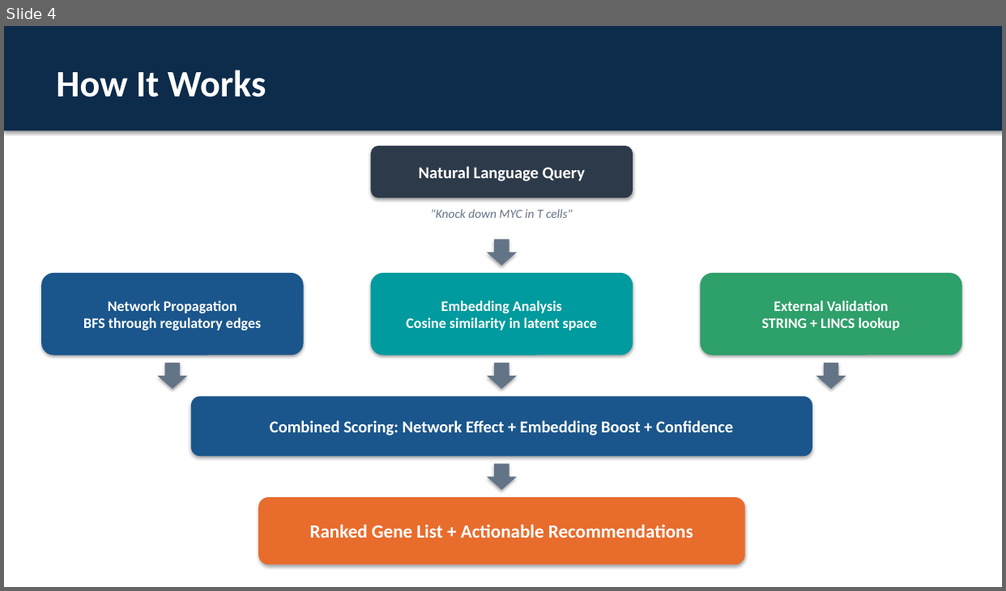
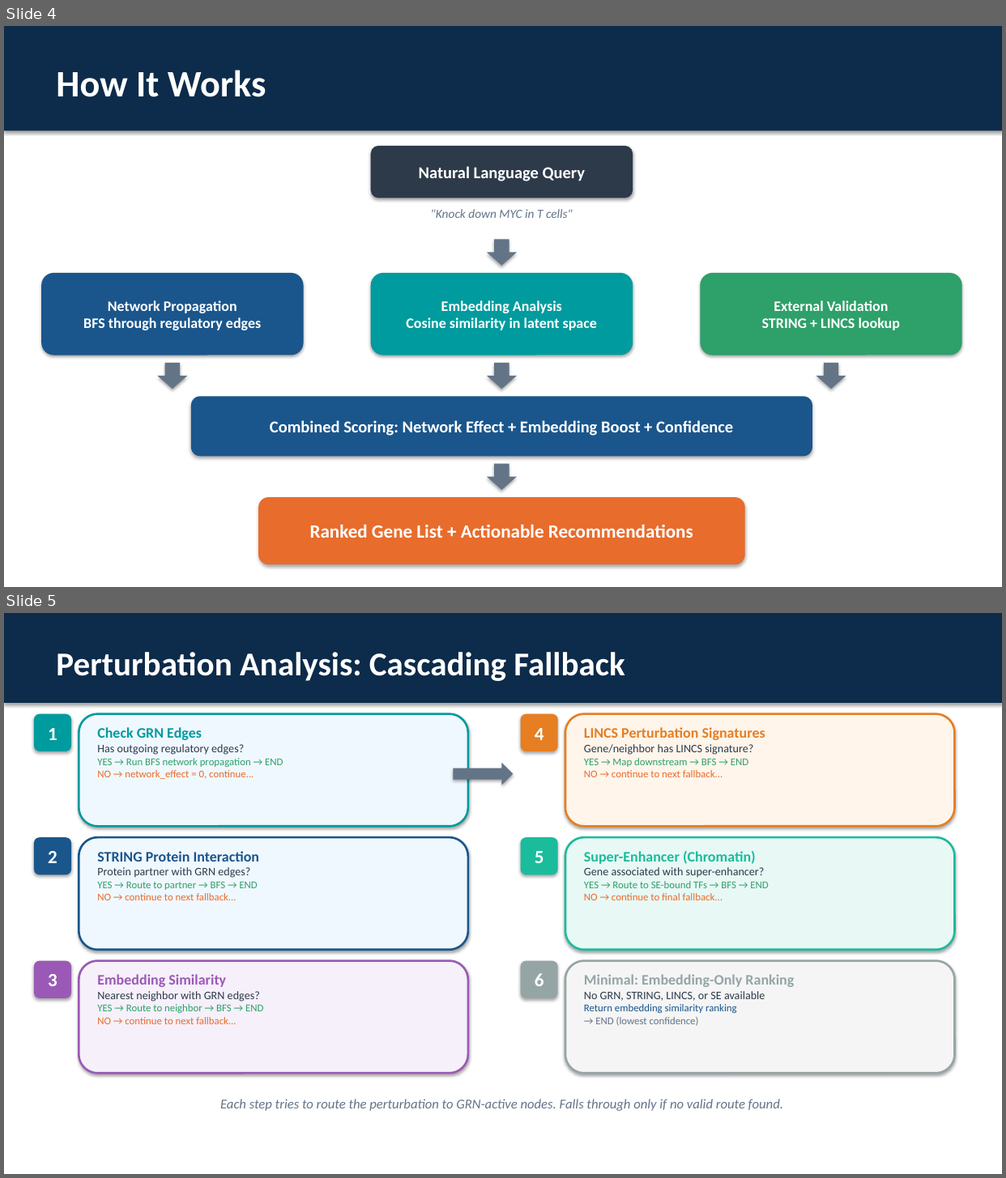
Before and after one commit to jab57/CASCADE, a slide deck: GREmLN_MCP_Server_Presentation.pptx. Shown one above the other, each under a label of ours: slide 4 before the commit, slides 4 and 5 after it. The pictures are 1006x591 and 1006x1178 pixels, drawn with LibreOffice and Linux fonts; fonts in the diff are those of the drawing. Boxes give left, top, right and bottom in pixels: in the first picture for what was removed or moved away, otherwise in the second. Text is boxed around its words. In the diff, an @@ line names an element or a change of style, - is before the commit and + after.

```diff
--- a/GREmLN_MCP_Server_Presentation.pptx
+++ b/GREmLN_MCP_Server_Presentation.pptx
@@ slide 5 added at [4, 613, 1002, 1174], background #FFFFFF @@
@@ rectangle added at [4, 613, 1002, 1174], fill #FFFFFF @@
@@ rectangle added at [4, 613, 1002, 619], fill #009B9E @@
@@ rectangle added at [4, 613, 1002, 703], fill #0D2B4A @@
@@ text added at [56, 652, 624, 681], 32 pt, text #FFFFFF, bold @@
+Perturbation Analysis: Cascading Fallback
@@ rounded rectangle added at [34, 714, 71, 752], fill #009B9E, 18 pt, text #FFFFFF, bold @@
+1
@@ rounded rectangle added at [79, 714, 468, 826], fill #F0F8FF, outline #009B9E 2 pt @@
@@ text added at [97, 727, 283, 779], 10 pt, text #2EA06A @@
+Check GRN Edges
+Has outgoing regulatory edges?
+YES → Run BFS network propagation → END
+NO → network_effect = 0, continue...
@@ rounded rectangle added at [521, 714, 558, 752], fill #E67E22, 18 pt, text #FFFFFF, bold @@
+4
@@ rounded rectangle added at [565, 714, 955, 826], fill #FFF5EB, outline #E67E22 2 pt @@
@@ text added at [584, 744, 753, 777], 10 pt, text #2D3A4A @@
+LINCS Perturbation Signatures
+Gene/neighbor has LINCS signature?
+YES → Map downstream → BFS → END
+NO → continue to next fallback...
@@ right arrow added at [454, 763, 513, 786], fill #647487 @@
@@ rounded rectangle added at [34, 837, 71, 875], fill #1A568C, 18 pt, text #FFFFFF, bold @@
+2
@@ rounded rectangle added at [79, 837, 468, 950], fill #F0F8FF, outline #1A568C 2 pt @@
@@ text added at [97, 851, 260, 901], 10 pt, text #E86C2C @@
+STRING Protein Interaction
+Protein partner with GRN edges?
+YES → Route to partner → BFS → END
+NO → continue to next fallback...
@@ rounded rectangle added at [521, 837, 558, 875], fill #1ABC9C, 18 pt, text #FFFFFF, bold @@
+5
@@ rounded rectangle added at [565, 837, 955, 950], fill #E8F8F5, outline #1ABC9C 2 pt @@
@@ text added at [584, 851, 768, 901], 10 pt, text #2D3A4A @@
+Super-Enhancer (Chromatin)
+Gene associated with super-enhancer?
+YES → Route to SE-bound TFs → BFS → END
+NO → continue to final fallback...
@@ rounded rectangle added at [34, 961, 71, 999], fill #9B59B6, 18 pt, text #FFFFFF, bold @@
+3
@@ rounded rectangle added at [79, 961, 468, 1073], fill #F5F0FA, outline #9B59B6 2 pt @@
@@ text added at [97, 974, 263, 1024], 10 pt, text #2D3A4A @@
+Embedding Similarity
+Nearest neighbor with GRN edges?
+YES → Route to neighbor → BFS → END
+NO → continue to next fallback...
@@ rounded rectangle added at [521, 961, 558, 999], fill #95A5A6, 18 pt, text #FFFFFF, bold @@
+6
@@ rounded rectangle added at [565, 961, 955, 1073], fill #F5F5F5, outline #95A5A6 2 pt @@
@@ text added at [584, 974, 794, 1026], 10 pt, text #2D3A4A @@
+Minimal: Embedding-Only Ranking
+No GRN, STRING, LINCS, or SE available
+Return embedding similarity ranking
+→ END (lowest confidence)
@@ text added at [220, 1099, 783, 1111], 13 pt, text #647487, italic @@
+Each step tries to route the perturbation to GRN-active nodes. Falls through only if no valid route found.
```
Also in this commit, not shown: 1 slide removed, 1 other file.
